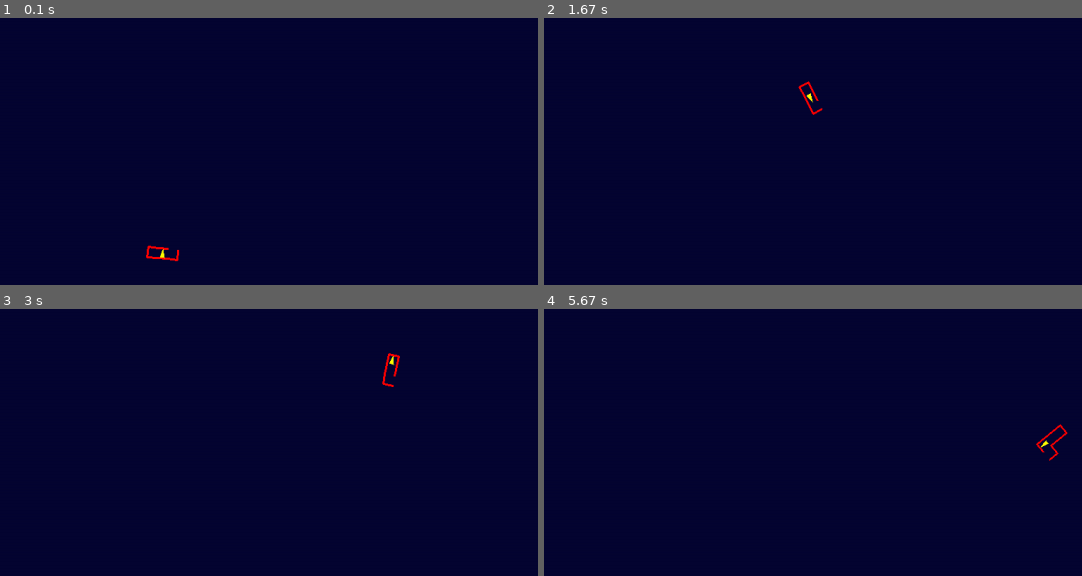
Above: before the commit, frames 1-4 (two rows, left to right).
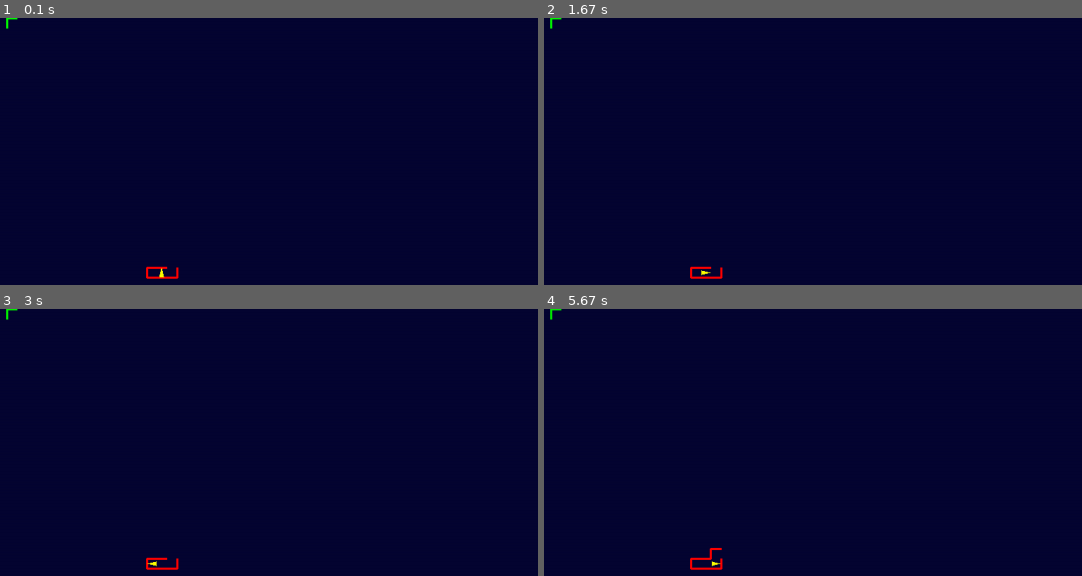
Above: after the commit, the same moments.

Repository: RageInTheCage/Random
Game: pygame game, started from Python/Labyrinth/Main.py
Two runs of this game, one before a commit and one after it. Both use one fixed random seed, a clock stepped at 60 frames per second and the inputs below.
Inputs:
- Up to frame 1 (0.1 s): no input
- Up to frame 2 (1.67 s): hold Right 0.33-0.8 s; hold Up 0.83-1.13 s; hold Right 1.17-1.63 s
- Up to frame 3 (3 s): hold Left 1.67-2.2 s; hold Down 2.23-2.53 s; hold Left 2.57-2.97 s
- Up to frame 4 (5.67 s): hold Right 3.4-4.03 s; hold Down 4.07-4.43 s; hold Left 4.47-4.93 s; hold Right 4.97-5.43 s; hold Up from 5.47 s (still down)

The runs differ from the first frame. In frame 1, 0.4% of the frame differs, in the area x 1-34%, y 0-98%; in frame 2, 0.4%; in frame 3, 0.4%; in frame 4, 0.4%, in the area x 1-98%, y 0-98%.

Commit message:
Maze now has an end and has stopped spinning thank god!

Diff:
--- a/Python/Labyrinth/Cell.py
+++ b/Python/Labyrinth/Cell.py
@@ -17,6 +17,7 @@
         self.walls = {}
         self._visible_ = False
         self.opacity = 0
+        self.is_end = False
 
     @property
     def visible(self):
--- a/Python/Labyrinth/Maze.py
+++ b/Python/Labyrinth/Maze.py
@@ -20,7 +20,7 @@
         self.scale_factor = self.display_width / self.scale
 
     def update(self):
-        self.__change_perspective()
+        #self.__change_perspective()
         for cell in self.cells.values():
             cell.update()
 
@@ -75,4 +75,8 @@
                 adjacent_cell = cells[adjacent_location]
                 adjacent_cell.add_wall(adjacent_direction)
 
+        location, the_end = random.choice(list(cells.items()))
+        the_end.is_end = True
+        the_end.wall_colour = pygame.Color("green")
+        the_end.visible = True
         return cells
